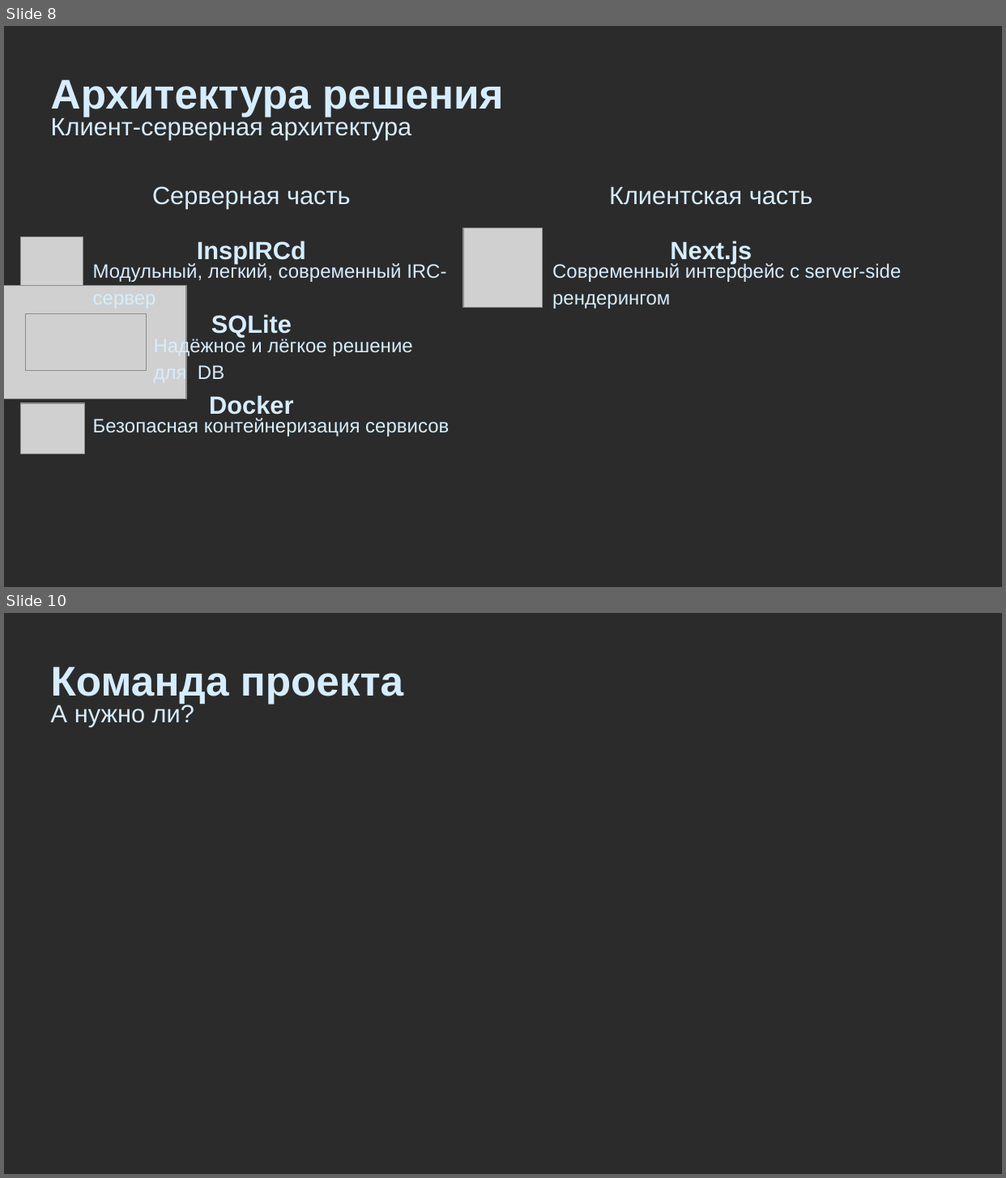
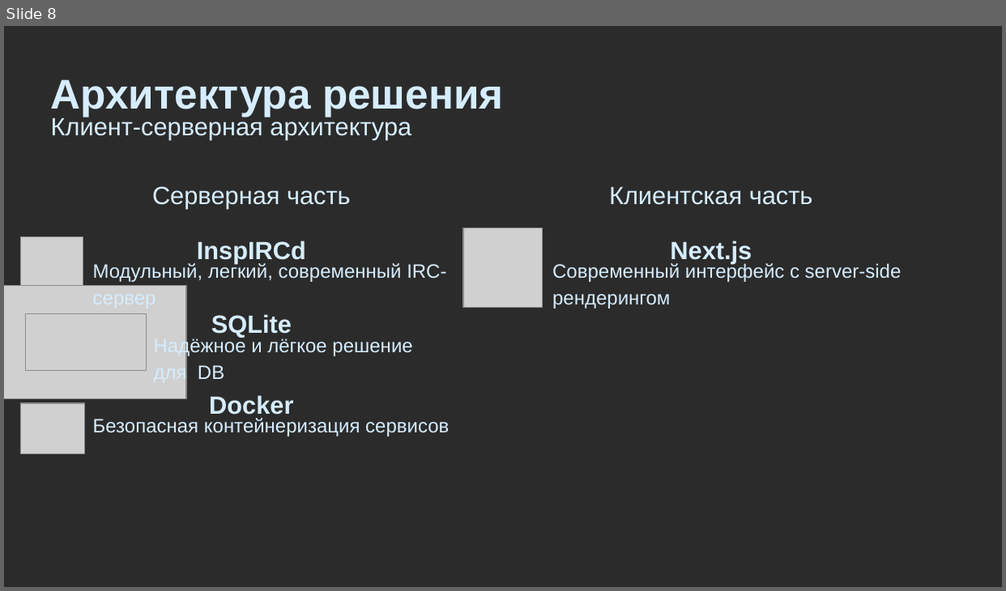
Before and after one commit to finaslo/Cypher-Comm, a slide deck: Презентация_Шифр-Связь.pptx. Shown one above the other, each under a label of ours: slides 8 and 10 before the commit, slide 8 after it; the slides between them are not shown. The pictures are 1006x1178 and 1006x591 pixels, drawn with LibreOffice and Linux fonts; fonts in the diff are those of the drawing; grey boxes stand for pictures; background and template pictures are left out; a plain dark background stands for a picture behind light text. Boxes give left, top, right and bottom in pixels: in the first picture for what was removed or moved away, otherwise in the second. Text is boxed around its words. In the diff, an @@ line names an element or a change of style, - is before the commit and + after.

```diff
--- a/Презентация_Шифр-Связь.pptx
+++ b/Презентация_Шифр-Связь.pptx
@@ slide 10 removed at (x1=4, y1=613, x2=1002, y2=1174), background picture (left out) @@
@@ text removed at (x1=51, y1=666, x2=403, y2=704) @@
-Команда проекта
@@ text removed at (x1=51, y1=702, x2=194, y2=726) @@
-А нужно ли?
```
Also in this commit, not shown: 2 slides changed, 1 slide added.
